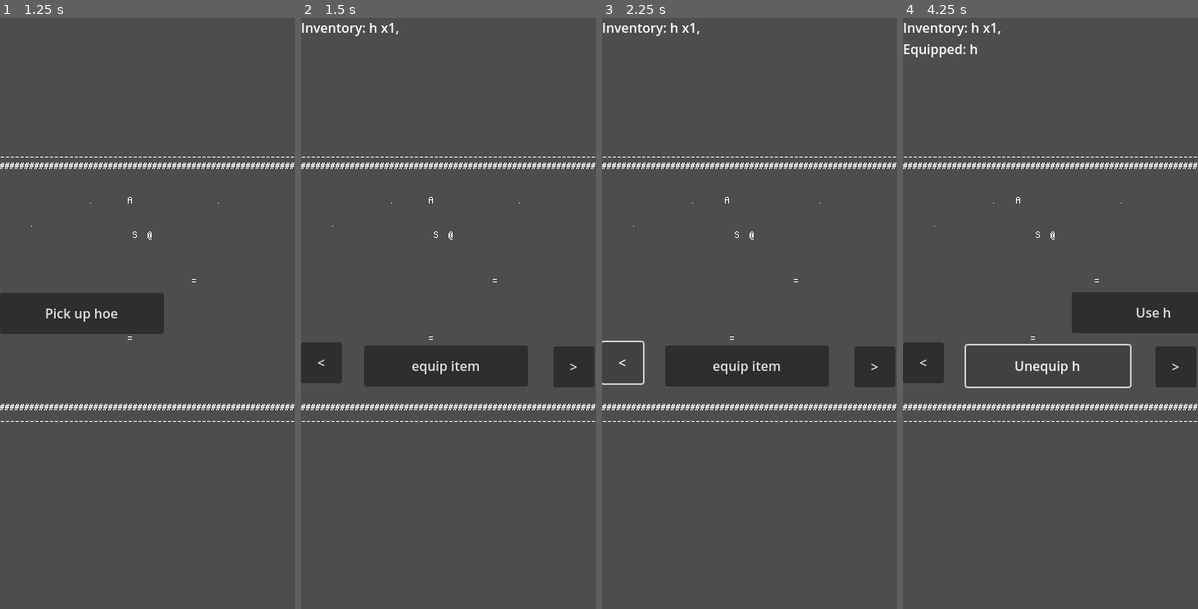
Above: before the commit, frames 1-4 (left to right).
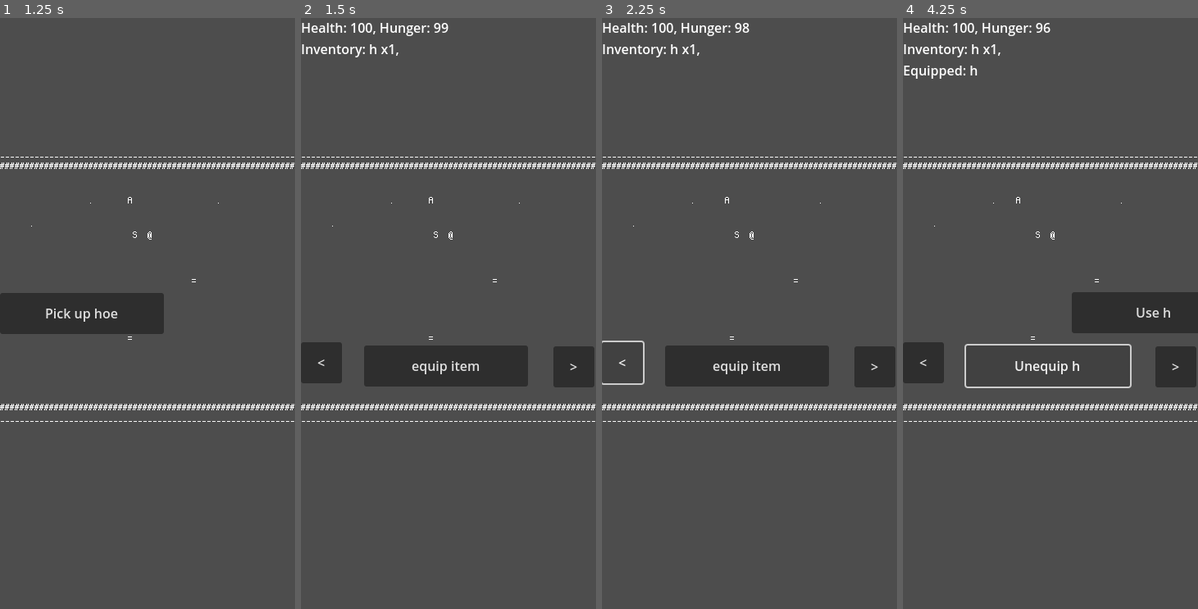
Above: after the commit, the same moments.

Repository: s6industries/project-x
Game: Godot game, scene res://world.tscn
Same seed, same stepped clock (60 frames per second), same inputs: the game is played once before the commit and once after it.
Inputs (mouse positions are in pixels of both pictures, inside the frame that each line leads up to):
- Up to frame 1 (1.25 s): tap Enter at 0.5 s; move the mouse to (132, 431) at 0.52 s; hold Up (ui_up) from 0.53 s (still down); tap T at 0.6 s; click (132, 431) at 0.67 s
- Up to frame 2 (1.5 s): release Up (ui_up) at 1.25 s; click "Pick up hoe" at 1.25 s
- Up to frame 3 (2.25 s): click "<" at 2 s
- Up to frame 4 (4.25 s): click ">" at 2.75 s; click "equip item" at 3.5 s

Frame 1 is identical in both runs. In frame 2, 0.7% of the frame differs, in the area x 0-50%, y 0-7%; in frame 3, 0.7%; in frame 4, 1.0%, in the area x 0-50%, y 0-11%.

Commit message:
Implement eating potato and satiating hunger, implement health too. Health decreases when hunger is at 0.

Diff:
--- a/metabot_simulator.gd
+++ b/metabot_simulator.gd
@@ -55,6 +55,15 @@
 	return false
 
 
+func harvest_potato(id: int) -> bool:
+	for potato in metabots:
+		if potato.id == id:
+			metabots.erase(potato)
+			potato.queue_free()
+			return true
+	return false
+
+
 # Called every frame. 'delta' is the elapsed time since the previous frame.
 func _process(delta):
 	pass
--- a/world.gd
+++ b/world.gd
@@ -20,8 +20,11 @@
 const POTATO_STAGE = [".", ";", "i", "P"]
 const SEED = "."
 const MOVE_DELAY = 0.12
+const WORLD_TICK = 1.0
 const FONT_OFFSET = Vector2i(3, 4)
 const FONT_SIZE = Vector2i(6, 14)
+const MAX_HEALTH = 100
+const MAX_SATIATION = 100
 
 var player_pos: Vector2i
 var input_direction: Vector2i
@@ -30,7 +33,7 @@
 var metabots: Dictionary # { id : [stage, position], etc }
 var state: State = State.IDLE
 var timer: Timer = null
-# var can_move: bool = true
+var world_clock: Timer = null
 
 # var metabot_simulator
 var potato_stage: int
@@ -40,6 +43,9 @@
 var equipped: int = -1
 var action_button_pressed = false
 var inventory_selection_index = 0
+var hunger = MAX_SATIATION
+var health = MAX_HEALTH
+
 
 #const MetabotSimulator = preload("res://metabot_simulator.gd")
 var agent_world:AgentWorld
@@ -113,8 +119,6 @@
 
 
 func load_world():
-
-
 	var file_path = "res://world.txt"
 	var file = FileAccess.open(file_path, FileAccess.READ)
 	var y = 0
@@ -161,11 +165,18 @@
 				world_map[y][x] = " "
 
 
-func initiate_timer():
+func initiate_timers():
 	timer = Timer.new()
 	timer.set_one_shot(true)
 	timer.connect("timeout", self.animation_completed)
 	add_child(timer)
+
+	world_clock = Timer.new()
+	world_clock.set_one_shot(false)
+	world_clock.connect("timeout", self.world_ticked)
+	world_clock.set_wait_time(WORLD_TICK)
+	add_child(world_clock)
+	world_clock.start()
 
 
 # Called when the node enters the scene tree for the first time.
@@ -177,7 +188,7 @@
 
 
 	load_world()
-	initiate_timer()
+	initiate_timers()
 	inventory_menu_visible(false)
 	# TODO setup scenarios from data file (SQLite?)
 	# agent_world = AgentWorld.new(Vector3i(3, 4, 1))
@@ -254,11 +265,22 @@
 	if position == HOE:
 		button.text = "Pick up hoe"
 		button.show()
-	elif position == SHIP:
+		return
+	if position == SHIP:
 		button.text = "Get seeds"
 		button.show()
-	else:
-		button.hide()
+		return
+
+	var player_pos3i = Vector3i(x, y, 0)
+	for id in metabots:
+		var pos: Vector3i = metabots[id][1]
+		var stage: int = min(metabots[id][0], POTATO_STAGE.size() - 1)
+		if player_pos3i == pos and stage == POTATO_STAGE.size() - 1:
+			button.text = "Pick up potato"
+			button.show()
+			return
+
+	button.hide()
 
 
 func moving_state():
@@ -286,6 +308,12 @@
 	elif item == SEED and "soil" in tilled_soil:
 		print("FOUND TILLED SOIL TO PLANT SEED!")
 		spawn_seed(location)
+		remove_item_from_inventory(SEED)
+	elif item == POTATO_STAGE[POTATO_STAGE.size() - 1]:
+		remove_item_from_inventory(item)
+		health = min(health + 10, MAX_HEALTH)
+		hunger = MAX_SATIATION
+		print("EATING POTATO. Health: ", health, " Hunger: ", hunger)
 	timer.set_wait_time(MOVE_DELAY)
 	timer.start()
 
@@ -335,22 +363,29 @@
 
 
 func update_inventory():
+	# Hijacking the inventory label to include health and hunger
+	inventory_label.text = "Health: " + str(health) + ", Hunger: " + str(hunger)
+	# Inventory empty
 	if inventory.size() == 0:
 		inventory_label.text = ""
-		return
+		inventory_menu_visible(false)
+		return
+	# Non-empty inventory
 	inventory_menu_visible(true)
-	var text: String = "Inventory: "
+	var text: String = "\nInventory: "
 	for item in inventory:
 		var count = inventory[item]
 		text += item + " x" + str(count) + ", "
-	inventory_label.text = text
+	inventory_label.text += text
+	# If no item equipped:
 	if equipped < 0 or equipped >= inventory_array.size():
 		button2.hide()
 		return
+	# If equipped
 	button2.text = "Use " + inventory_array[equipped]
 	button2.show()
 	inventory_label.text += "\nEquipped: " + inventory_array[equipped]
-
+	update_inventory_button_equip()
 
 
 func move(direction: Vector2i):
@@ -367,6 +402,13 @@
 func animation_completed():
 	print("ANIMATION_COMPLETED!")
 	state = State.IDLE
+
+
+func world_ticked():
+	print("WORLD TICKED")
+	hunger = max(hunger - 1, 0)
+	if hunger == 0:
+		health = max(health - 1, 0)
 
 
 func _on_button_pressed():
@@ -375,9 +417,22 @@
 	if item == HOE:
 		item = remove_world_item_at(player_pos)
 		add_item_to_inventory(item)
-	elif item == SHIP:
+		return
+	if item == SHIP:
 		item = SEED
 		add_item_to_inventory(item)
+		return
+	# Check if item is a metabot potato
+	var player_pos3i = Vector3i(player_pos.x, player_pos.y, 0)
+	for id in metabots:
+		var pos: Vector3i = metabots[id][1]
+		var stage: int = min(metabots[id][0], POTATO_STAGE.size() - 1)
+		if player_pos3i == pos and stage == POTATO_STAGE.size() - 1:
+			item = POTATO_STAGE[POTATO_STAGE.size() - 1]
+			add_item_to_inventory(item)
+			metabot_simulator.harvest_potato(id)
+			metabots.erase(id)
+			return
 
 
 func get_world_item_at(position: Vector2i):
@@ -423,15 +478,18 @@
 	if item not in inventory:
 		return
 	inventory[item] -= 1
-	if inventory[item] < 1:
-		# unequip item if it is currently equipped
-		var item_index = inventory_array.find(item)
-		if item_index != -1 and equipped == item_index:
-			equipped = -1
-		# erase item from inventory
-		inventory.erase(item)
-		inventory_array.erase(item)
-		return
+	if inventory[item] > 0:
+		return
+	# Item quantity is 0. Delete item
+	# unequip item if it is currently equipped
+	var item_index = inventory_array.find(item)
+	if item_index != -1 and equipped == item_index:
+		equipped = -1
+	# erase item from inventory
+	inventory.erase(item)
+	inventory_array.erase(item)
+	if inventory_selection_index >= inventory_array.size():
+		inventory_selection_index = inventory_array.size() - 1
 
 
 func inventory_menu_visible(is_visible: bool):
@@ -445,7 +503,7 @@
 		print("CANNOT GO LEFT ANY FURTHER")
 		return
 	inventory_selection_index -= 1
-	update_inventory_button_equip()
+	# update_inventory_button_equip()
 
 
 func _on_inventory_right_pressed():
@@ -453,7 +511,7 @@
 		print("CANNOT GO RIGHT ANY FURTHER")
 		return
 	inventory_selection_index += 1
-	update_inventory_button_equip()
+	# update_inventory_button_equip()
 
 
 func update_inventory_button_equip():
@@ -474,5 +532,4 @@
 	else:
 		# equip item
 		equipped = inventory_selection_index
-	update_inventory_button_equip()
-	update_inventory()
+	# update_inventory_button_equip()
